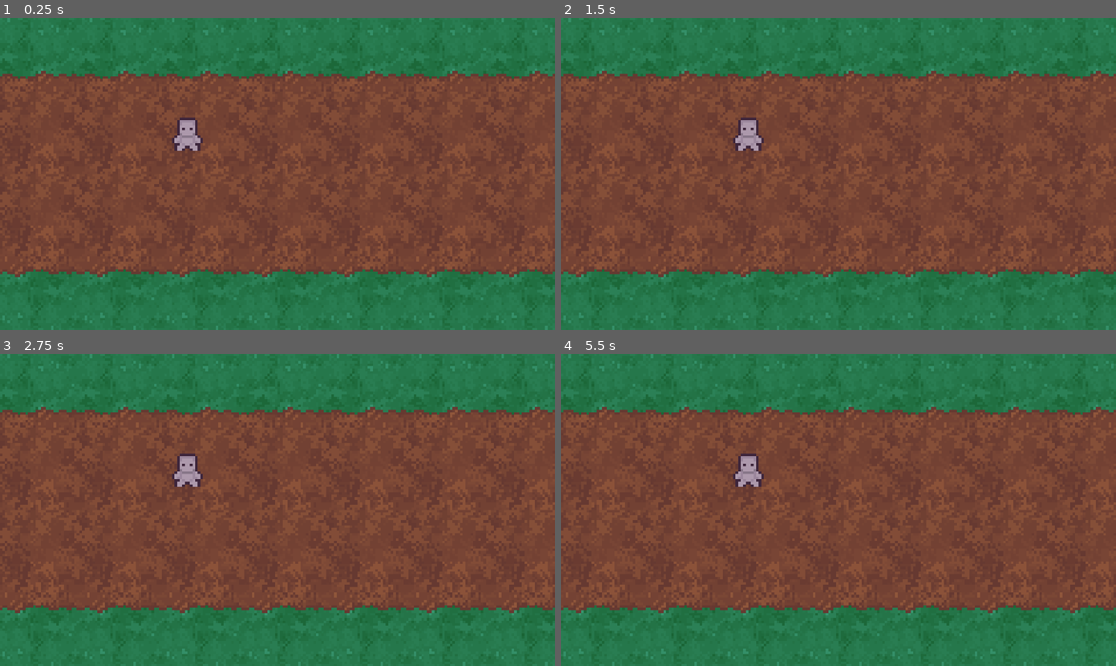
Above: before the commit, frames 1-4 (two rows, left to right).
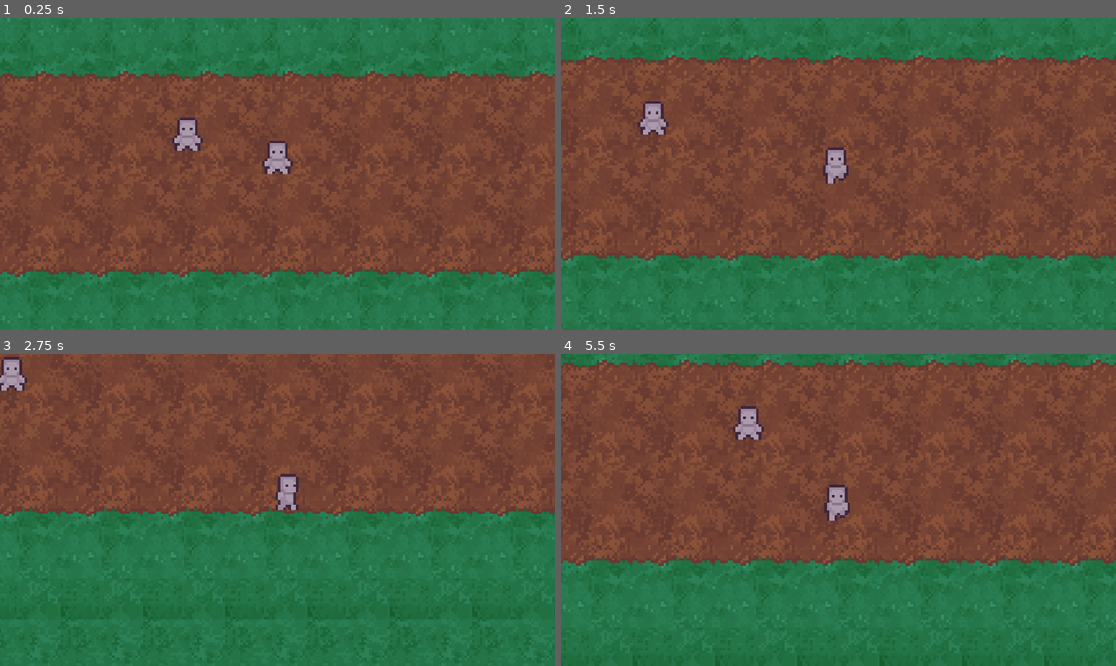
Above: after the commit, the same moments.

Repository: BDesro/Pantheon-CHP
Game: Godot game, scene res://scenes/game_scene.tscn
Same seed, same stepped clock (60 frames per second), same inputs: the game is played once before the commit and once after it.
Inputs (mouse positions are in pixels of both pictures, inside the frame that each line leads up to):
- Up to frame 1 (0.25 s): no input
- Up to frame 2 (1.5 s): move the mouse to (960, 158) at 0.52 s; hold D (move_right) 0.53-1.28 s; click (960, 158) at 0.6 s; move the mouse to (727, 189) at 1.27 s; hold S (move_down) from 1.28 s (still down); tap Q (all_in_ability) at 1.35 s
- Up to frame 3 (2.75 s): click (166, 525) at 1.55 s; move the mouse to (333, 441) at 2.02 s; release S (move_down) at 2.03 s; hold D (move_right) from 2.03 s (still down); tap Space (dash_dodge) at 2.1 s; click (333, 441) at 2.3 s
- Up to frame 4 (5.5 s): move the mouse to (810, 572) at 2.77 s; release D (move_right) at 2.78 s; hold W (move_up) 2.78-3.53 s; tap E (defense_ability) at 2.85 s; click (810, 572) at 3.05 s; move the mouse to (1005, 556) at 3.52 s; hold A (move_left) 3.53-5.03 s; tap Shift (offense_ability) at 3.6 s; click (1005, 556) at 3.8 s; move the mouse to (672, 463) at 4.27 s; click (672, 463) at 4.35 s; move the mouse to (866, 510) at 5.02 s; hold S (move_down) from 5.03 s (still down); right-click (866, 510) at 5.1 s; click (866, 510) at 5.3 s

The runs differ from the first frame. In frame 1, 0.4% of the frame differs, in the area x 47-53%, y 39-51%; in frame 2, 18%; in frame 3, 54%, in the area x 0-100%, y 0-100%; in frame 4, 36%.

Commit message:
Added signals to Character, Added Soldier as inherited scene

Diff:
--- a/scenes/Characters/Character.tscn
+++ b/scenes/Characters/Character.tscn
@@ -149,6 +149,13 @@
 radius = 4.0
 height = 14.0
 
+[sub_resource type="CapsuleShape2D" id="CapsuleShape2D_ykg02"]
+radius = 4.0
+height = 14.0
+
+[sub_resource type="RectangleShape2D" id="RectangleShape2D_xefnp"]
+size = Vector2(16, 6)
+
 [node name="Character" type="CharacterBody2D"]
 script = ExtResource("1_ak385")
 metadata/_edit_group_ = true
@@ -171,9 +178,16 @@
 [node name="Hurtbox" type="Area2D" parent="."]
 
 [node name="HurtboxArea" type="CollisionShape2D" parent="Hurtbox"]
+position = Vector2(0, -7)
+shape = SubResource("CapsuleShape2D_ykg02")
 
 [node name="AttackArea" type="Area2D" parent="."]
 
 [node name="CollisionShape2D" type="CollisionShape2D" parent="AttackArea"]
+position = Vector2(10, -5)
+shape = SubResource("RectangleShape2D_xefnp")
 
 [node name="StateMachine" type="Node" parent="."]
+
+[connection signal="body_entered" from="Hurtbox" to="." method="_on_hurtbox_body_entered"]
+[connection signal="body_entered" from="AttackArea" to="." method="_on_attack_area_body_entered"]
--- /dev/null
+++ b/scenes/characters/soldier.tscn
@@ -0,0 +1,5 @@
+[gd_scene load_steps=2 format=3 uid="uid://bknghk8cirprn"]
+
+[ext_resource type="PackedScene" uid="uid://b8t51qj22uqqy" path="res://scenes/characters/character.tscn" id="1_xnsdv"]
+
+[node name="Soldier" instance=ExtResource("1_xnsdv")]
--- a/scripts/character.gd
+++ b/scripts/character.gd
@@ -42,11 +42,15 @@
 	print(ability_name + " is off cooldown!")
 
 func primary():
-	print("Primary used")
+	print("primary used")
 
 func move_unit(desired_direction: Vector2):
 	velocity = desired_direction * speed
 	move_and_slide()
+
+func die():
+	collision_shape.set_deferred("disabled", true) # Disables collision on death
+	queue_free()
 
 # Saves the last y axis value of the character's velocity
 var prev_y = 0;
@@ -75,3 +79,18 @@
 
 func get_ascension_tier() -> int:
 	return ascension_tier
+
+
+func _on_hurtbox_body_entered(body: Node2D) -> void:
+	if body.is_in_group("enemy_attacks"):
+		take_damage(body.damage)
+
+func take_damage(amount: int):
+	current_health -= amount
+	print("Character took", amount, "damage! Remaining HP:", current_health)
+	if current_health <= 0:
+		die()
+
+func _on_attack_area_body_entered(body: Node2D) -> void:
+	if body.is_in_group("enemies"):
+		body.take_damage(30)
Not shown: 1 places in scenes/Characters/Character.tscn that only renumber resources
